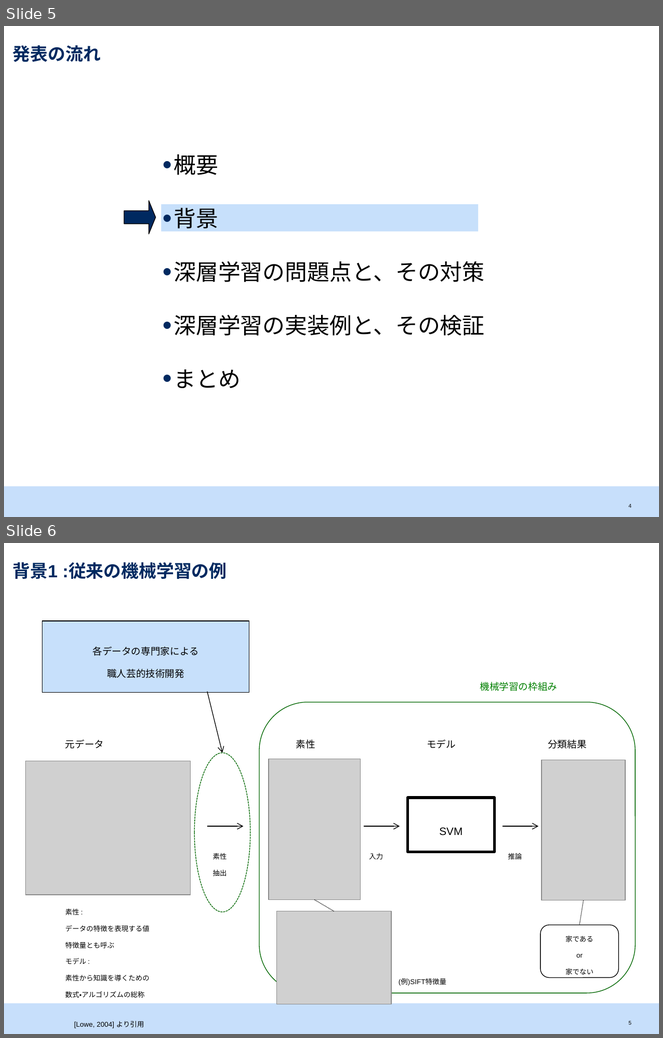
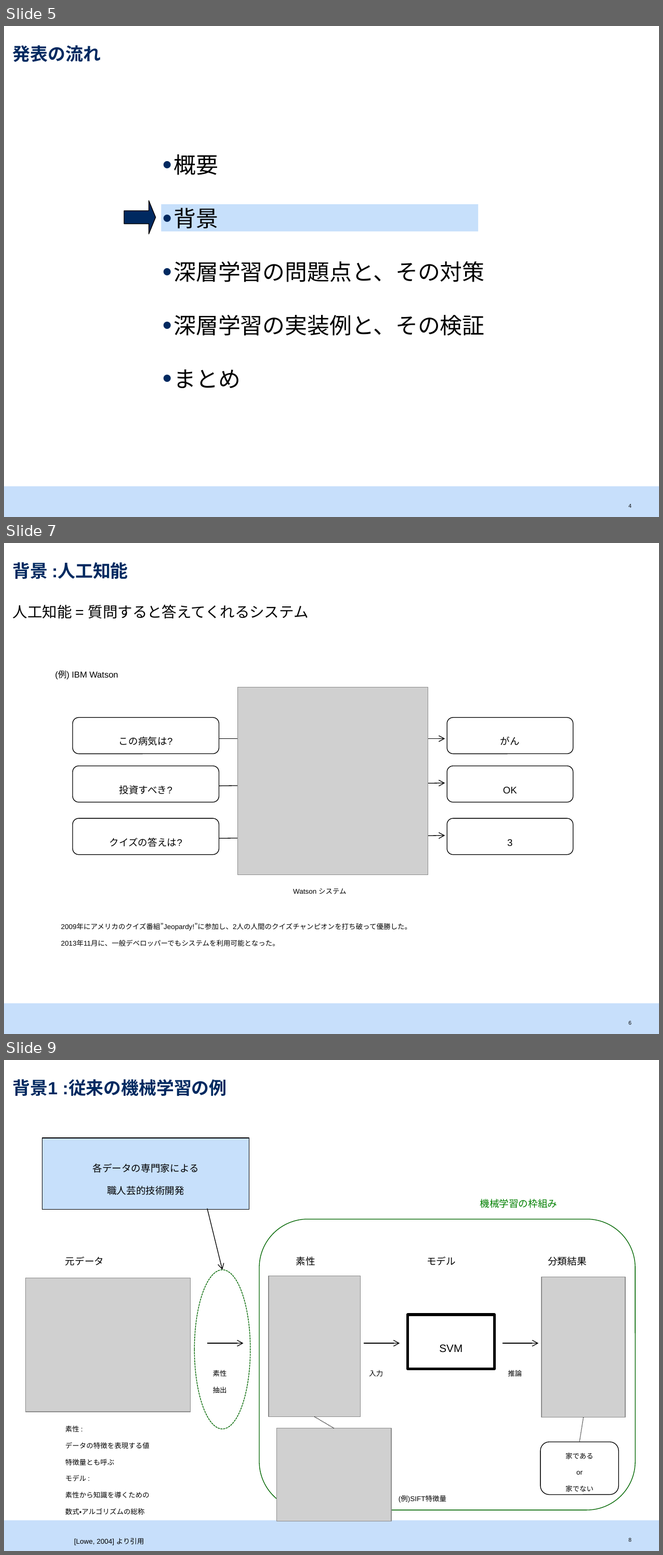
Before and after one commit to srtk/sotsuron, a slide deck: doc/sotsuron_defense/bd.pptx. Shown one above the other, each under a label of ours: slides 5 and 6 before the commit, slides 5, 7 and 9 after it; the slides between them are not shown. The pictures are 663x1038 and 663x1555 pixels, drawn with LibreOffice and Linux fonts; fonts in the diff are those of the drawing; grey boxes stand for pictures. Boxes give left, top, right and bottom in pixels: in the first picture for what was removed or moved away, otherwise in the second. Text is boxed around its words. In the diff, an @@ line names an element or a change of style, - is before the commit and + after.

```diff
--- a/doc/sotsuron_defense/bd.pptx
+++ b/doc/sotsuron_defense/bd.pptx
@@ slide 7 added at (4, 543, 659, 1034), background #FFFFFF; not listed: 1 template element that a slide beside it also shows @@
@@ title added at (13, 562, 128, 579), 19 pt, text #002960, bold @@
+背景 :人工知能
@@ text added at (13, 604, 309, 619), 16 pt, text #000000 @@
+人工知能 = 質問すると答えてくれるシステム
@@ text added at (55, 671, 118, 680), 16 pt, text #000000 @@
+(例) IBM Watson
@@ picture added at (238, 688, 428, 875) @@
@@ rounded rectangle added at (73, 718, 219, 754), fill #FFFFFF, outline #000000 0.75 pt, 18 pt, text #000000 @@
+この病気は?
@@ rounded rectangle added at (447, 718, 573, 754), fill #FFFFFF, outline #000000 0.75 pt, 18 pt, text #000000 @@
+がん
@@ arrow added from (206, 739) to (445, 739), #000000 0.75 pt @@
@@ rounded rectangle added at (73, 766, 219, 802), fill #FFFFFF, outline #000000 0.75 pt, 18 pt, text #000000 @@
+投資すべき?
@@ rounded rectangle added at (447, 766, 573, 802), fill #FFFFFF, outline #000000 0.75 pt, 18 pt, text #000000 @@
+OK
@@ arrow added from (206, 786) to (445, 783), #000000 0.75 pt @@
@@ rounded rectangle added at (73, 819, 219, 854), fill #FFFFFF, outline #000000 0.75 pt, 18 pt, text #000000 @@
+クイズの答えは?
@@ rounded rectangle added at (447, 819, 573, 854), fill #FFFFFF, outline #000000 0.75 pt, 18 pt, text #000000 @@
+3
@@ arrow added from (206, 838) to (445, 836), #000000 0.75 pt @@
@@ text added at (293, 889, 347, 895), 13 pt, text #000000 @@
+Watson システム
@@ text added at (61, 924, 412, 947), 13 pt, text #000000 @@
+2009年にアメリカのクイズ番組”Jeopardy!”に参加し、2人の人間のクイズチャンピオンを打ち破って優勝した。
+2013年11月に、一般デベロッパーでもシステムを利用可能となった。
@@ page number added at (629, 1021, 632, 1025), 10 pt, text #000000 @@
+6
@@ what was slide 6 is now slide 9 @@
```
Also in this commit, not shown: 2 other slides added, 1 other file.
